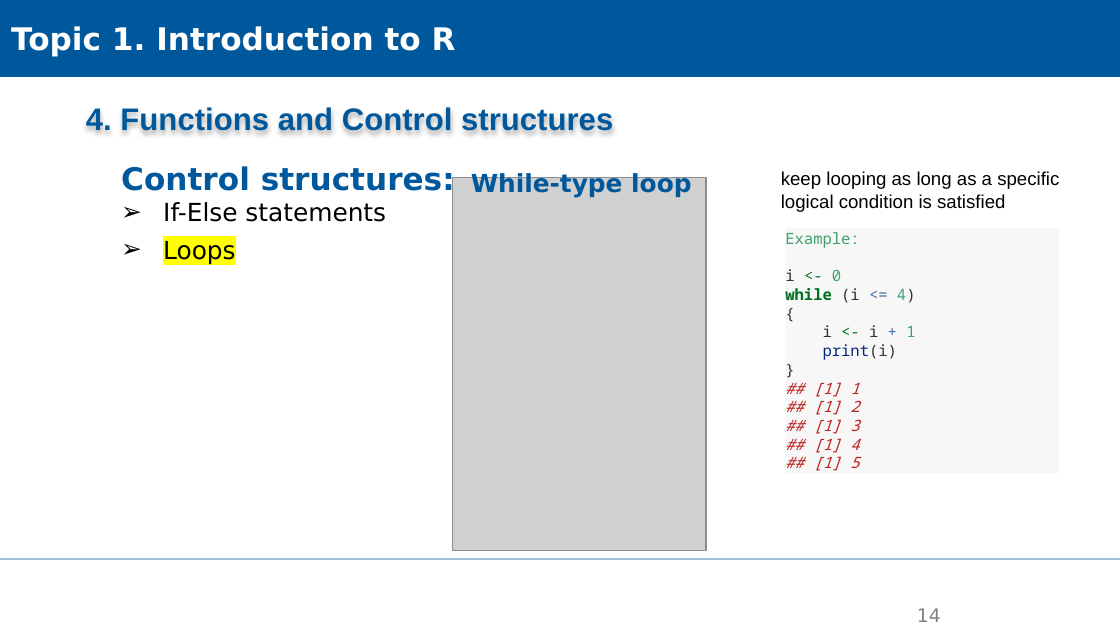
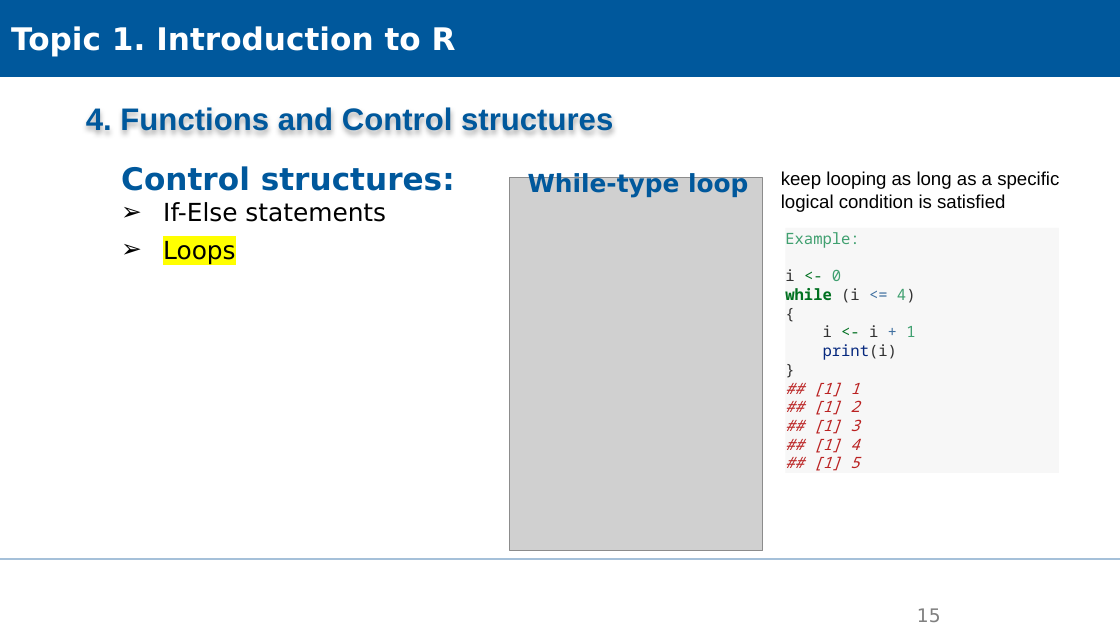
Before and after one commit to XiaoxiangGuanGFZ/FloodRiskSeminar, a slide deck: slide 15 of slides/FRS_exercise_R.pptx (slide 14 before the commit). Drawn at 1120x630 pixels with LibreOffice and Linux fonts; fonts in the diff are those of the drawing; grey boxes stand for pictures; background and template pictures are left out. Boxes give left, top, right and bottom in pixels: in the first picture for what was removed or moved away, otherwise in the second. Text is boxed around its words. In the diff, an @@ line names an element or a change of style, - is before the commit and + after.

```diff
--- a/slides/FRS_exercise_R.pptx
+++ b/slides/FRS_exercise_R.pptx
@@ picture: place and size @@
-picture at [452,178,706,551]
+picture at [510,178,763,551]
@@ text "While-type loop": place and size @@
-text "While-type loop" at [471,171,691,198]
+text "While-type loop" at [528,171,748,198]
@@ page number at [917,608,941,622]: text changed @@
-14
+15
```
Also in this commit, not shown: 5 other slides changed, 1 slide added.
